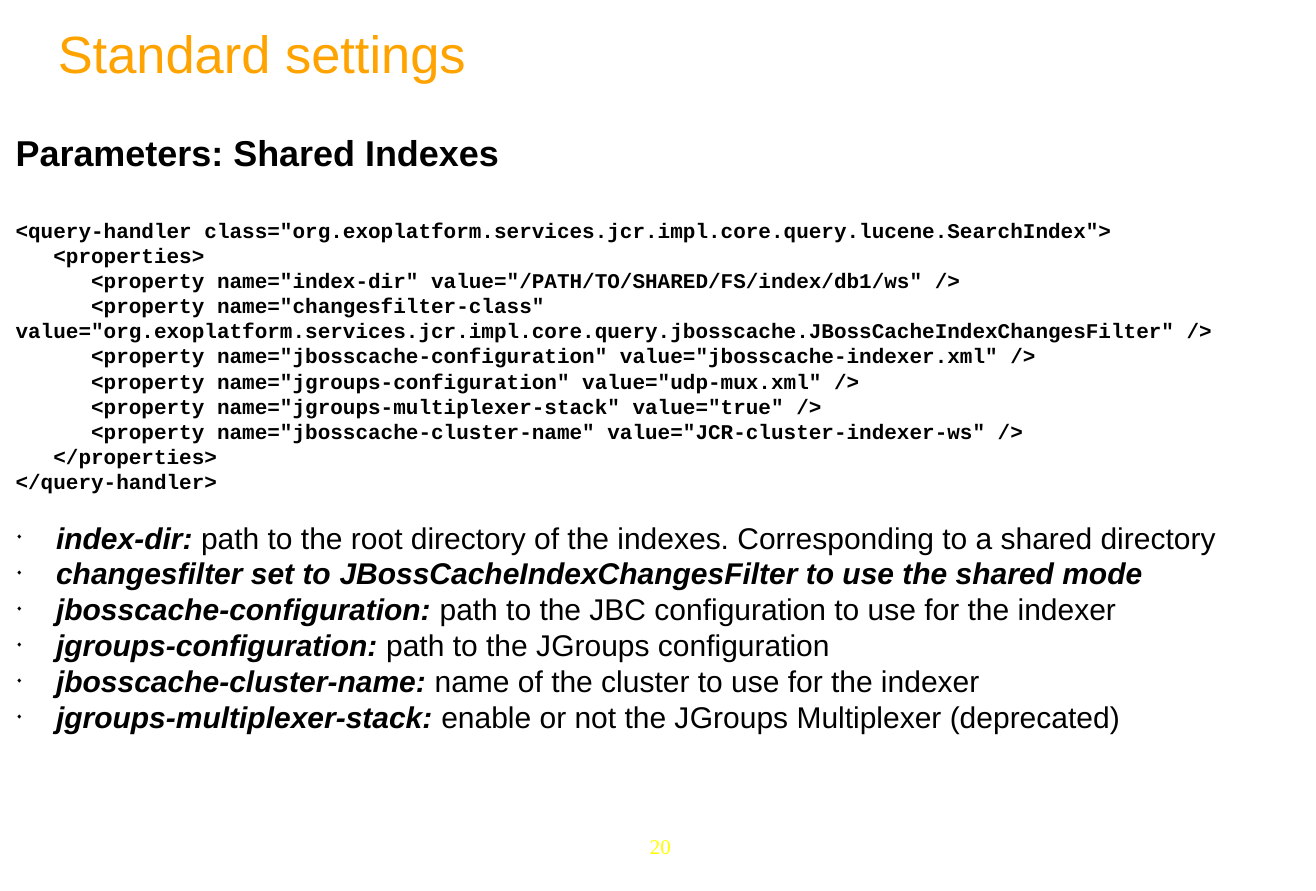
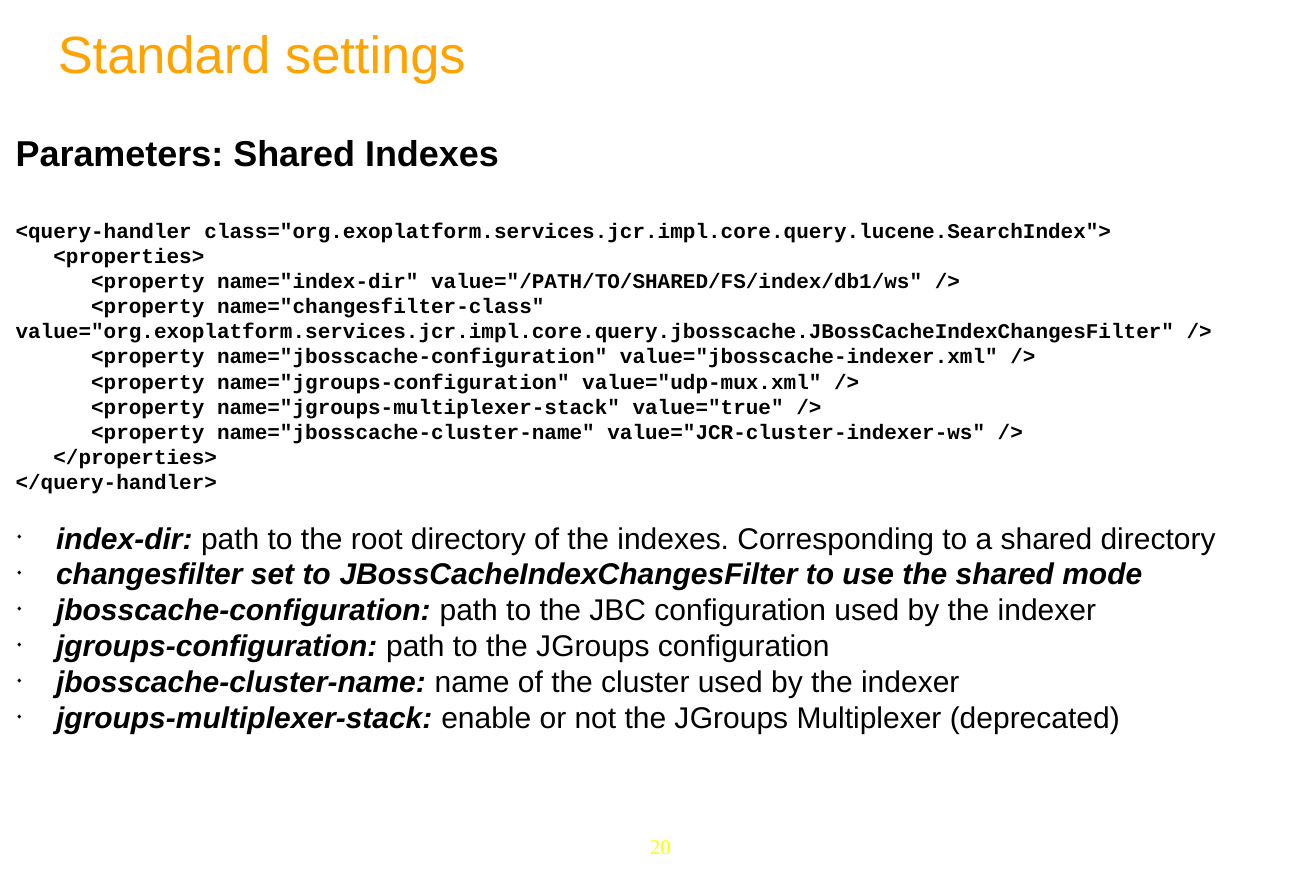
Before and after one commit to anhvurz90/training, a slide deck: slide 20 of JPP6-JCR/Day-5.pptx. Drawn at 1316x891 pixels with LibreOffice and Linux fonts; fonts in the diff are those of the drawing; background and template pictures are left out. Boxes give left, top, right and bottom in pixels: in the first picture for what was removed or moved away, otherwise in the second. Text is boxed around its words. In the diff, an @@ line names an element or a change of style, - is before the commit and + after.

```diff
--- a/JPP6-JCR/Day-5.pptx
+++ b/JPP6-JCR/Day-5.pptx
@@ text at (56, 598, 1096, 626): text changed @@
-◆ jbosscache-configuration: path to the JBC configuration to use for the indexer
+◆ jbosscache-configuration: path to the JBC configuration used by the indexer
@@ text at (56, 670, 959, 698): text changed @@
-◆ jbosscache-cluster-name: name of the cluster to use for the indexer
+◆ jbosscache-cluster-name: name of the cluster used by the indexer
```
Also in this commit, not shown: 3 other slides changed, 1 other file.
